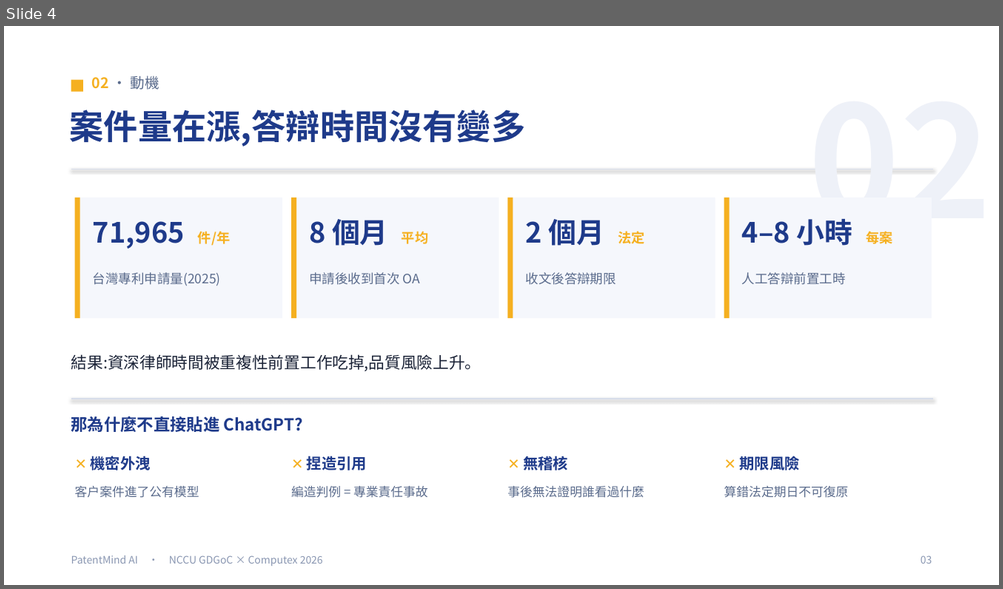
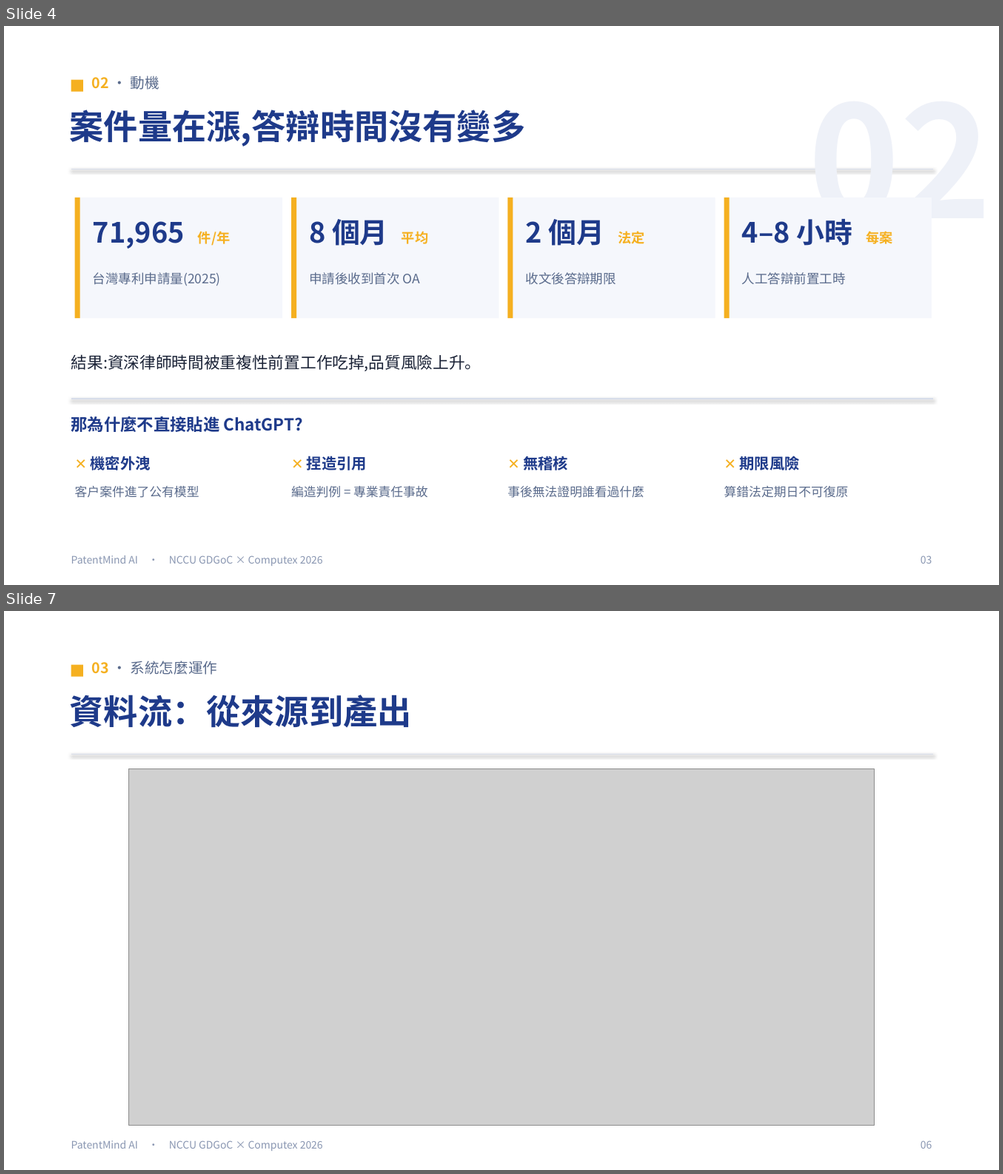
Before and after one commit to Adrian-Kao/shin-lee, a slide deck: presentation/PatentMind_簡報.pptx. Shown one above the other, each under a label of ours: slide 4 before the commit, slides 4 and 7 after it; the slides between them are not shown. The pictures are 1003x589 and 1003x1174 pixels, drawn with LibreOffice and Linux fonts; fonts in the diff are those of the drawing; grey boxes stand for pictures. Boxes give left, top, right and bottom in pixels: in the first picture for what was removed or moved away, otherwise in the second. Text is boxed around its words. In the diff, an @@ line names an element or a change of style, - is before the commit and + after.

Commit message:
deck: add 4 feedback diagrams (operation flow, module arch, data flow, AI flow)
- New make_flow_diagrams.py: 操作流程 swimlanes, 資料流 4-column map,
  AI 任務執行流程 6-step snake with degrade banner
- Section 3 restructured: 操作流程 → 功能模組架構 → 資料流 → AI 任務
  → 信任設計 (replaces the solution-cards slide; deck now 17 slides)
- architecture.png: trim 300px blank bottom (caption was pushed
  off-slide), widen canvas so Dify/Ollama cards stop clipping, fix
  CJK tofu in digiRunner sub-label (Arial → JhengHei)
- Full-width punctuation across diagram titles/captions

```diff
--- a/presentation/PatentMind_簡報.pptx
+++ b/presentation/PatentMind_簡報.pptx
@@ slide 7 added at box(4, 611, 999, 1170), background #FFFFFF @@
@@ rectangle added at box(71, 665, 83, 677), fill #F5B020 @@
@@ text added at box(92, 661, 218, 675), 14 pt, text #5A6B8C @@
+03 · 系統怎麼運作
@@ text added at box(70, 695, 412, 728), 33 pt, text #1E3A8A, bold @@
+資料流：從來源到產出
@@ elbow line added from (71, 755) to (933, 755), #D7DDEA 1.2 pt @@
@@ picture added at box(128, 769, 874, 1126) @@
@@ text added at box(71, 1141, 323, 1151), 10 pt, text #8A97B2 @@
+PatentMind AI · NCCU GDGoC × Computex 2026
@@ text added at box(920, 1141, 932, 1149), 10 pt, text #8A97B2 @@
+06
```
Also in this commit, not shown: 10 slides changed, 2 other slides added, 1 slide removed, 21 other files.
